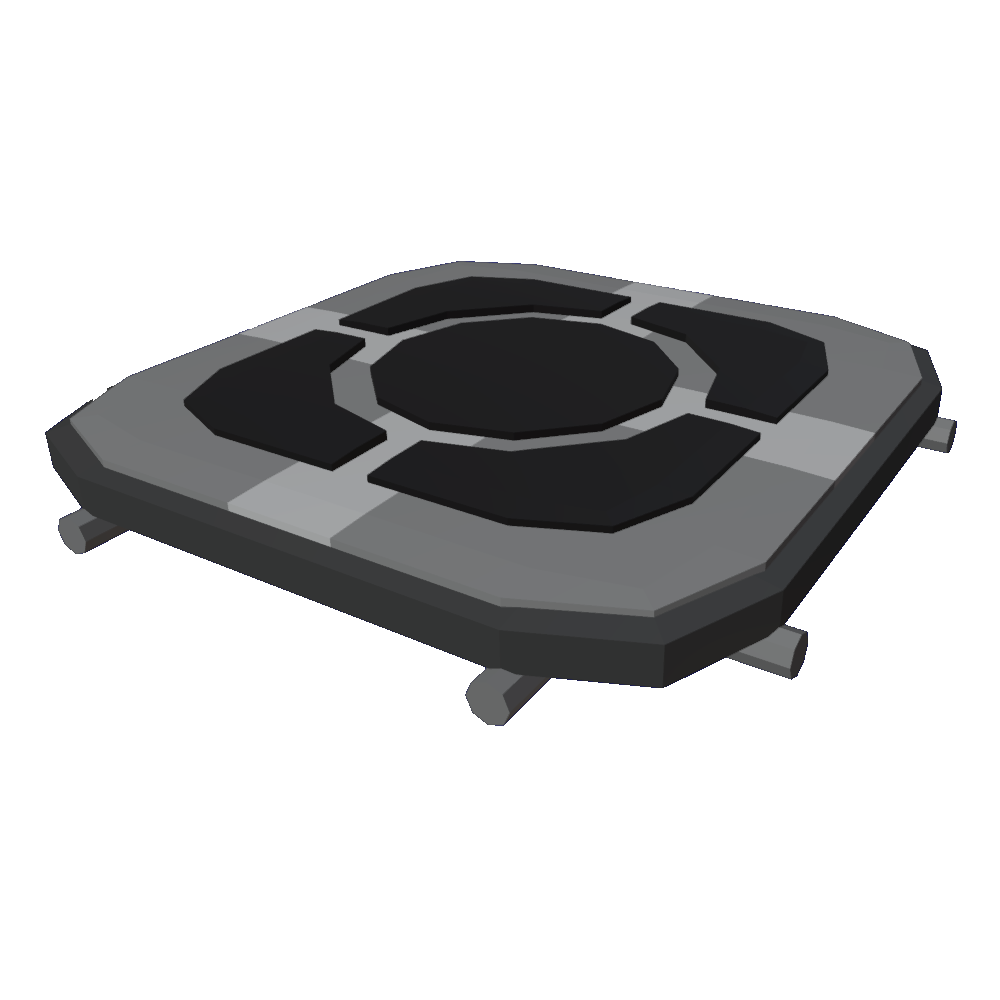
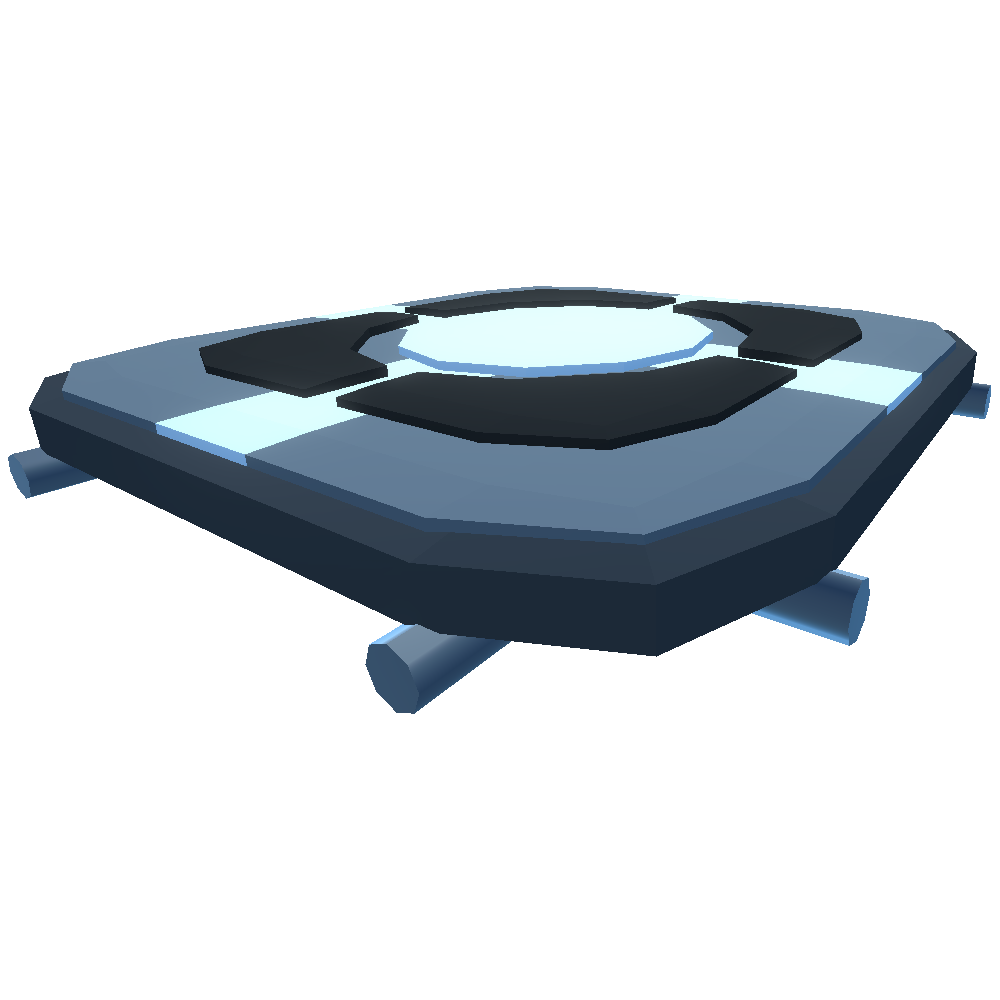
Before/after of a (1000, 1000) layered artwork. What changed in the layer stack:
painted on "Layer 1" over bbox(8, 261, 991, 726)
